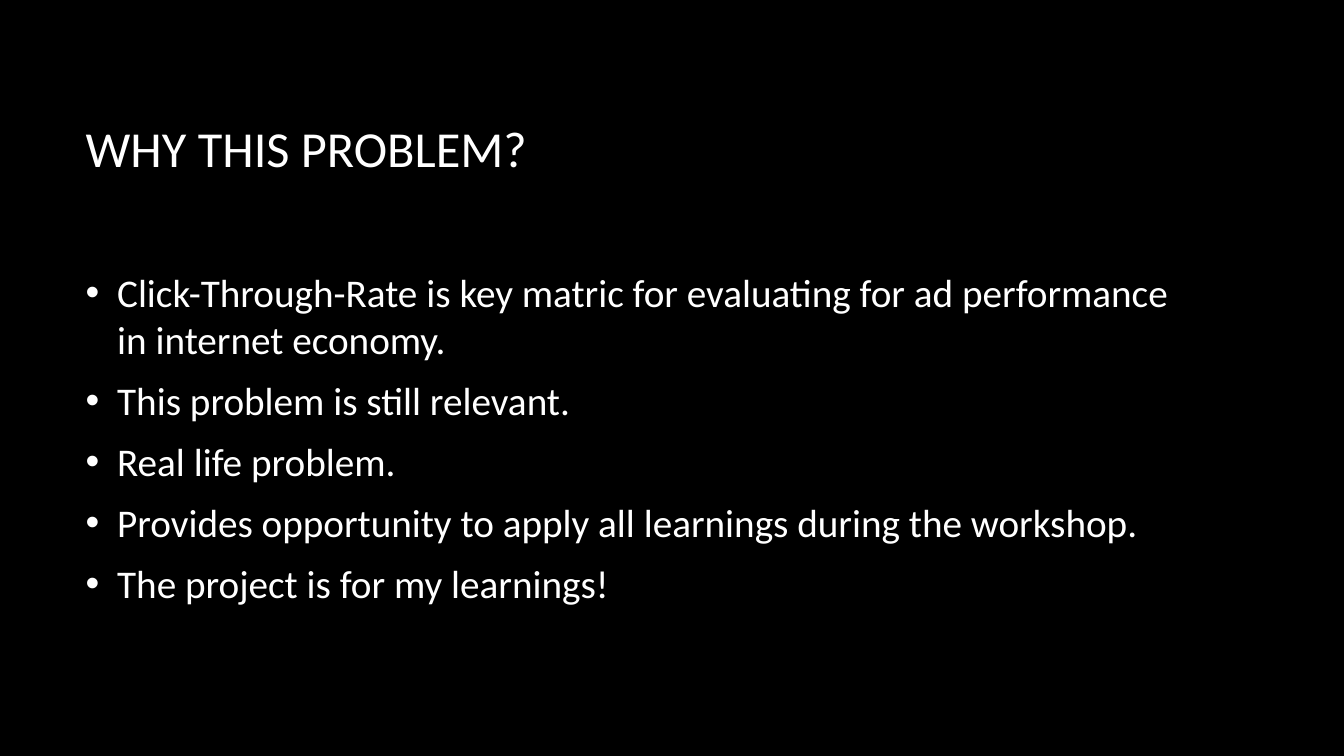
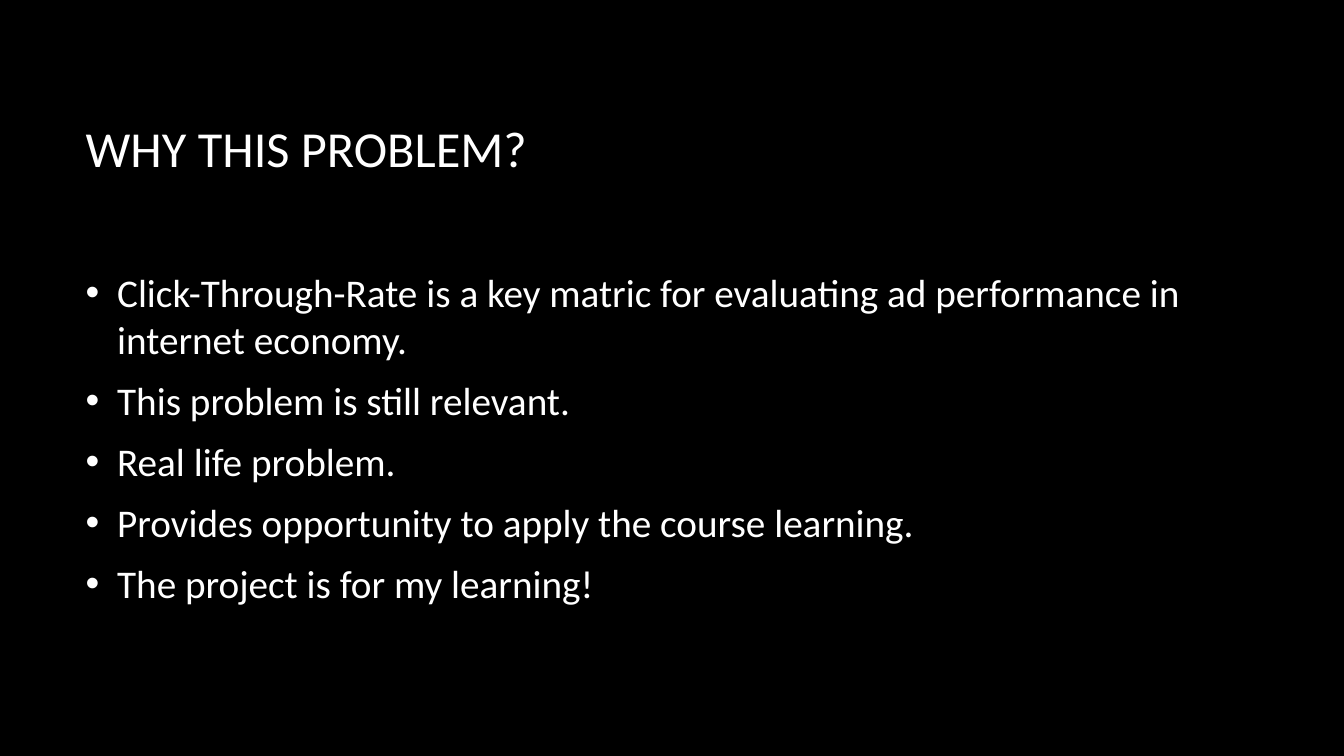
Before and after one commit to ameeshbaxi/data_science_workshop, a slide deck: slide 3 of capstone_project/slides/predict_ctr_abaxi.pptx. Drawn at 1344x756 pixels with LibreOffice and Linux fonts; fonts in the diff are those of the drawing; background and template pictures are left out. Boxes give left, top, right and bottom in pixels: in the first picture for what was removed or moved away, otherwise in the second. Text is boxed around its words. In the diff, an @@ line names an element or a change of style, - is before the commit and + after.

```diff
--- a/capstone_project/slides/predict_ctr_abaxi.pptx
+++ b/capstone_project/slides/predict_ctr_abaxi.pptx
@@ text at <box>117,279,1180,361</box>: text changed @@
-• Click-Through-Rate is key matric for evaluating for ad performance in internet economy.
+• Click-Through-Rate is a key matric for evaluating ad performance in internet economy.
@@ text at <box>117,509,913,605</box>: text changed @@
-• Provides opportunity to apply all learnings during the workshop.
-• The project is for my learnings!
+• Provides opportunity to apply the course learning.
+• The project is for my learning!
```
Also in this commit, not shown: 14 other slides changed, 2 slides added, 1 other file.
